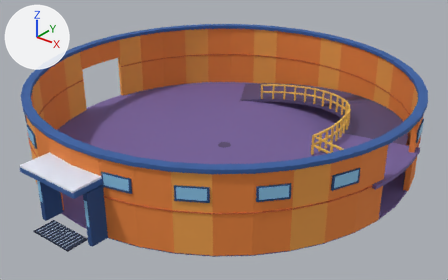
The glTF model assets/models/snowline/observatory_drum.glb, before and after one commit.
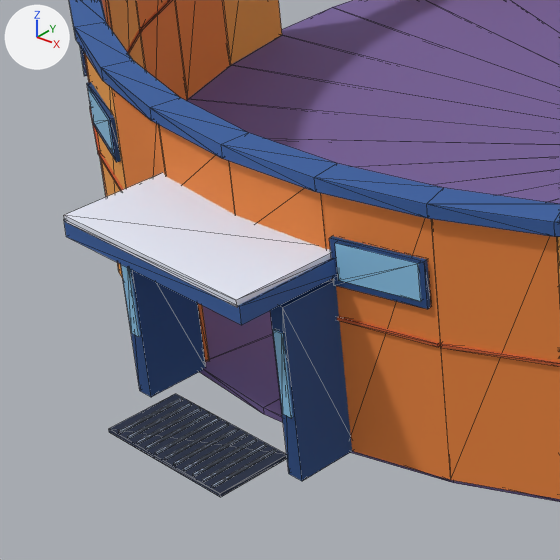
Each version is shown whole from a 50 mm camera at (22.0, -24.84, 17.42) aimed at (0.77, 1.7, 0.97), then close up on the part from 0% to 38% of the width and 35% to 97% of the height. Every picture has the same lights, and +X, +Y and +Z are marked at upper left. The older version's two pictures come first. The close-ups show mesh edges as thin lines. Vertices at exactly the same position are counted once.

The first close-up shows 'observatory_drum'.
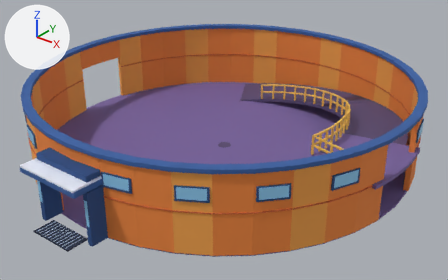
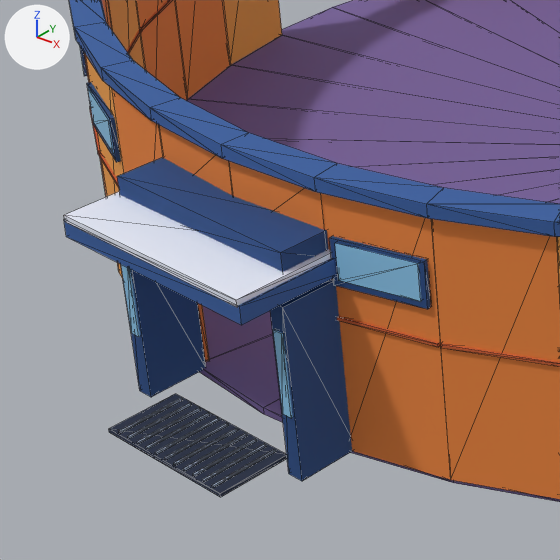
What the commit changed:
me_observatory_drum is used by ob_observatory_drum; location (0.0, 0.0, 0.0).
me_observatory_drum had 1990 vertices, 3596 faces and spanned x -11.7..11.8, y -10.7..14.4, z -0.2..4.6.
me_observatory_drum now has 1998 vertices, 3608 faces and spans x -11.7..11.8, y -10.7..14.4, z -0.2..4.6.
me_observatory_drum part 1: a new loose piece, a box spanning x -1.85..1.85, y -9.59..-8.57, z 3.17..3.72, in mat_cobalt (blue #254a83).

Changed parts and their boxes [x1, y1, x2, y2] in the close-ups (560 x 560 px):
part 1 of me_observatory_drum, added (blue): after [117, 157, 329, 272]
